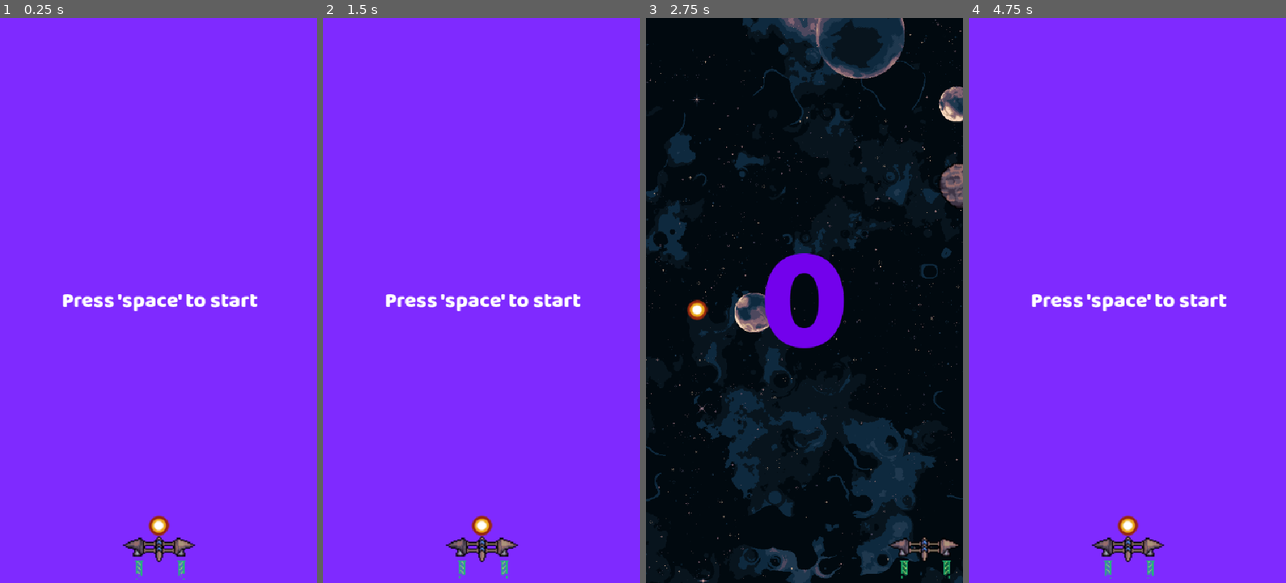
Above: before the commit, frames 1-4 (left to right).
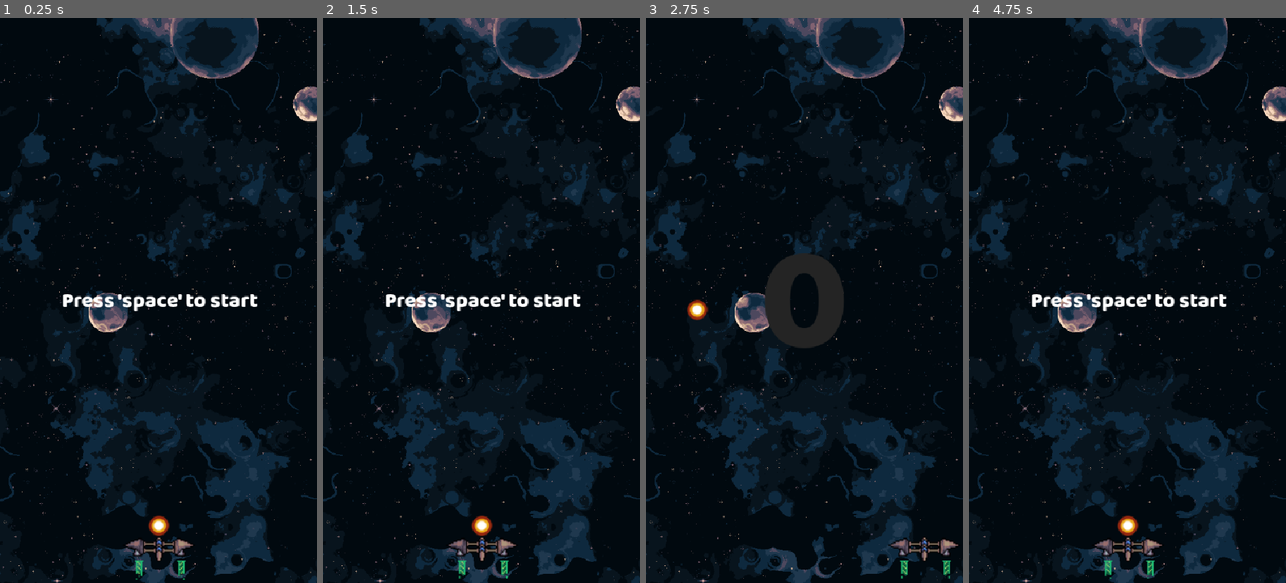
Above: after the commit, the same moments.

Repository: thenriquedb/pong-with-asteroids
Game: Godot game, scene res://scenes/game.tscn
Same seed, same stepped clock (60 frames per second), same inputs: the game is played once before the commit and once after it.
Inputs:
- Up to frame 1 (0.25 s): no input
- Up to frame 2 (1.5 s): tap Space (Start) at 0.5 s; hold Right (ui_right) 0.53-1.28 s; hold Space (Start) 0.53-1.28 s; hold Left (ui_left) from 1.28 s (still down); tap R at 1.35 s
- Up to frame 3 (2.75 s): tap Space (Start) at 2 s; release Left (ui_left) at 2.03 s; hold Right (ui_right) from 2.03 s (still down); hold Space (Start) from 2.03 s (still down)
- Up to frame 4 (4.75 s): release Space (Start) at 2.78 s; tap R at 2.85, 4.35 s; tap Space (Start) at 3.5 s; release Right (ui_right) at 3.53 s; hold Space (Start) 3.53-4.28 s; hold Left (ui_left) from 3.53 s (still down)

The runs differ from the first frame. In frame 1, 99% of the frame differs, in the area x 0-100%, y 0-100%; in frame 2, 99%; in frame 3, 3.2%; in frame 4, 99%.

Commit message:
feat: wip

Diff:
--- a/scenes/asteroid.tscn
+++ b/scenes/asteroid.tscn
@@ -58,7 +58,7 @@
 "duration": 1.0,
 "texture": SubResource("AtlasTexture_jm418")
 }],
-"loop": true,
+"loop": false,
 "name": &"default",
 "speed": 8.0
 }]
@@ -80,8 +80,10 @@
 position = Vector2(5, -1)
 scale = Vector2(2.4583333, 2.4583333)
 sprite_frames = SubResource("SpriteFrames_6mo6b")
-frame_progress = 0.7750044
+frame = 1
+frame_progress = 0.5505234
 
 [connection signal="body_entered" from="." to="." method="_on_body_entered"]
 [connection signal="timeout" from="TimerDelete" to="." method="_on_timer_delete_timeout"]
 [connection signal="screen_exited" from="VisibleNotifer" to="." method="_on_visible_notifer_screen_exited"]
+[connection signal="animation_finished" from="AnimatedSprite2D" to="." method="_on_finished_destroy_animation"]
--- a/scenes/game.tscn
+++ b/scenes/game.tscn
@@ -1,6 +1,6 @@
 [gd_scene format=3 uid="uid://dty5c4ej8we7v"]
 
-[ext_resource type="Texture2D" uid="uid://dqn8n4lshmlrq" path="res://sprites/Fundo10.png" id="1_80nbo"]
+[ext_resource type="Texture2D" uid="uid://wq2n6tijpge4" path="res://sprites/Fundo1.png" id="1_80nbo"]
 [ext_resource type="Script" uid="uid://c2ux864a5brfd" path="res://scripts/game.gd" id="1_iywne"]
 [ext_resource type="PackedScene" uid="uid://tqbqvp8yrylv" path="res://scenes/player.tscn" id="2_e2o6t"]
 [ext_resource type="PackedScene" uid="uid://caf308g2quof1" path="res://scenes/ball.tscn" id="3_lnu2h"]
@@ -18,7 +18,7 @@
 [sub_resource type="LabelSettings" id="LabelSettings_iywne"]
 font = ExtResource("4_iywne")
 font_size = 250
-font_color = Color(0.42050573, 0.13438796, 0.84748155, 1)
+font_color = Color(0.1646733, 0.023875523, 0.36593252, 1)
 
 [sub_resource type="LabelSettings" id="LabelSettings_p57ef"]
 font = ExtResource("4_iywne")
@@ -110,7 +110,7 @@
 position = Vector2(626, 282)
 
 [node name="TimerSpawner" type="Timer" parent="." unique_id=1367196052]
-wait_time = 0.709
+wait_time = 2.0
 autostart = true
 
 [connection signal="body_entered" from="Hole" to="." method="_on_hole_body_entered"]
--- a/scripts/asteroid.gd
+++ b/scripts/asteroid.gd
@@ -4,7 +4,6 @@
 @export var rotation_speed = 1.3
 
 @onready var animated_sprite = $AnimatedSprite2D  # Adicione esta linha
-
 
 @onready var timer_delete = $TimerDelete
 
@@ -28,9 +27,9 @@
 func _on_visible_notifer_screen_exited() -> void:
 	timer_delete.start()
 
-func _on_timer_delete_timeout() -> void:
-	queue_free()
-
 func _on_body_entered(body: Node2D) -> void:
 	animated_sprite.play()
 	body.pongs += 1
+
+func _on_finished_destroy_animation() -> void:
+	queue_free()
--- a/scripts/game.gd
+++ b/scripts/game.gd
@@ -3,10 +3,8 @@
 @onready var ball = $Ball
 @onready var label_pongs = $LabelPongs
 @onready var tutorial_label = $Tutorial
-@onready var positions = $Positions
 @onready var background = $Background
 
-var last_postion
 var asteroid_scene = preload("res://scenes/asteroid.tscn")
 var new_asteroid_color
 
@@ -42,28 +40,19 @@
 func spawn_asteroid():
 	if !ball.started: return
 
-	var positions_list = positions.get_children()
-	var spawn_position = positions_list.pick_random()
+	var random_y = randf_range(100, 700)
 
-	if(spawn_position != last_postion):
-		var asteroid_instance = asteroid_scene.instantiate()
-		asteroid_instance.global_position = spawn_position.position
+	var asteroid_instance = asteroid_scene.instantiate()
+	asteroid_instance.global_position = Vector2(-50, random_y)
 
-		#if new_asteroid_color != null:
-			#print("ok")
-			#asteroid_instance.get_node("Sprite2D").texture = new_asteroid_color
-
-		add_child(asteroid_instance)
-		last_postion = spawn_position
-	else:
-		spawn_asteroid()
+	add_child(asteroid_instance)
 
 func preload_resources():
 	resources = {
 		"theme_1": {
 			"asteroid": preload("res://sprites/Asteroide1.png"),
 			"background": preload("res://sprites/Fundo1.png"),
-			"color": "7301ec"
+			"color": "242424"
 		},
 		"theme_2": {
 			"asteroid": preload("res://sprites/Asteroide2.png"),
